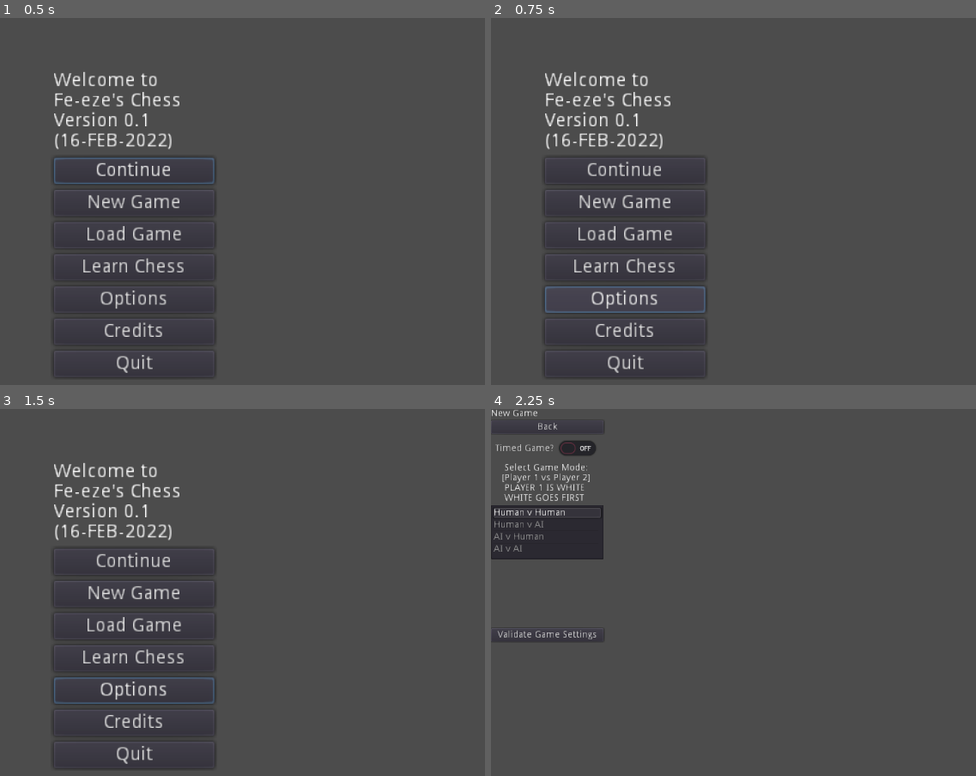
Above: before the commit, frames 1-4 (two rows, left to right).
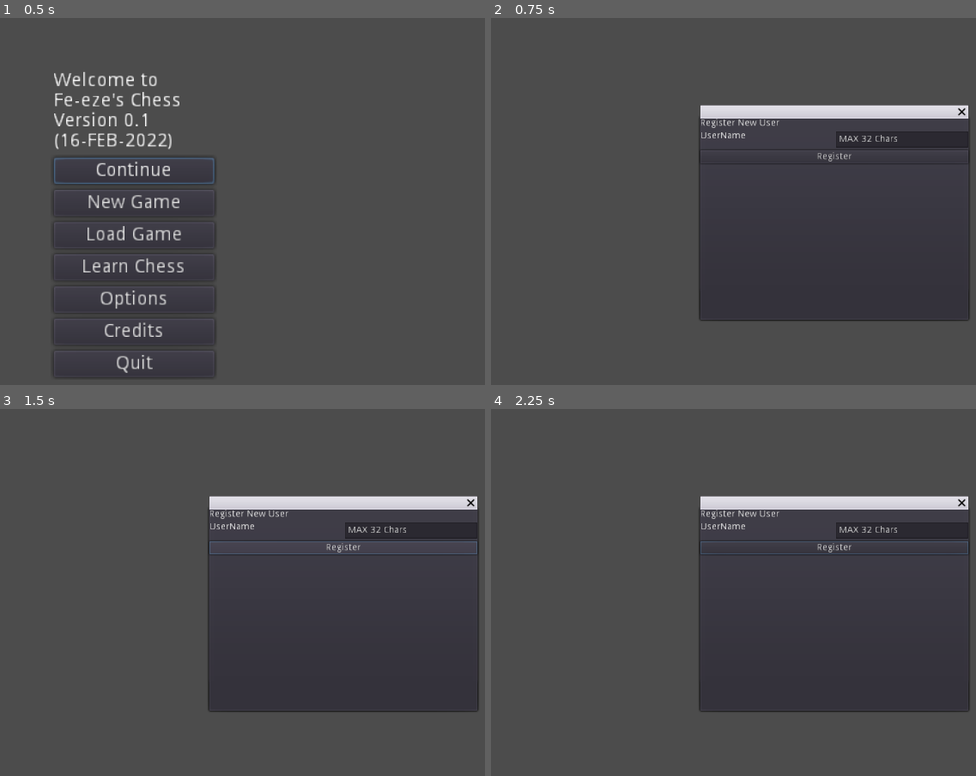
Above: after the commit, the same moments.

Repository: Fe-eze/Chess_Take5_repo
Game: Godot game, scene res://MainMenu.tscn
The game is run twice, just before and just after one commit, with the same random seed, the same clock (stepped at 60 frames per second) and the same inputs. The project has no main scene, so this scene is started directly.
Inputs (mouse positions are in pixels of both pictures, inside the frame that each line leads up to):
- Up to frame 1 (0.5 s): no input
- Up to frame 2 (0.75 s): click "Options" at 0.5 s
- Up to frame 3 (1.5 s): click (344, 548) at 1.25 s, where only the run after the commit has a clickable "Register"
- Up to frame 4 (2.25 s): click (626, 592) at 2 s, where only the run before the commit has a clickable "New Game"

Frame 1 is identical in both runs. In frame 2, 17% of the frame differs, in the area x 10-99%, y 14-99%; in frame 3, 17%; in frame 4, 17%, in the area x 0-99%, y 0-83%.

Commit message:
More refactoring
Gave up on using multiple script files per scene
Working on the Register Sub Menu popup window now

Diff:
--- a/MainMenu.gd
+++ b/MainMenu.gd
@@ -28,7 +28,7 @@
 	pass
 
 func _on_OptionsButton_pressed():
-	pass
+	get_tree().change_scene("res://RegisterSubMenu.tscn")
 
 func _on_CreditsButton_pressed():
 	pass
--- a/NewGameSubMenu.gd
+++ b/NewGameSubMenu.gd
@@ -16,16 +16,6 @@
 # Called when the node enters the scene tree for the first time.
 func _ready():
 	$VBoxContainer/ValidateButton.connect("pressed",self,"ReportListItem")
-
-
-func ReportListItem():
-	#var ItemNo = $VBoxContainer/PlayerOptions.get_selected_items
-
-	#The output ItemNo is a list of selected items.  Use this to select
-	#The matching component from the associated array, ItemListContent.
-
-	#$VBoxContainer/TimerSettingsContainer/OutputLabel.set_text(str(ValidationMessage))
-	pass
 
 func _on_BackButton_pressed():
 	get_tree().change_scene("res://MainMenu.tscn")
@@ -47,40 +37,43 @@
 # or if the ss section exceeds 60
 func _on_MinuteSetting_text_changed(new_text):
 	var MinuteValidation = ""
+	var MMVaidationLabel = $VBoxContainer/TimerSettingsContainer/MMValidationLabel #grab this to avoid needless repitition
+
 	if int(new_text) != 0:
 		# input is okay, save the mm setting
 		# success flag, display a green status message
 		TurnTime[0] = new_text
 		MinuteValidation = "mm field Okay!"
-		$VBoxContainer/TimerSettingsContainer/MMValidationLabel.self_modulate = Color( 0, 1, 0, 1 )
-		$VBoxContainer/TimerSettingsContainer/MMValidationLabel.set_text(str(MinuteValidation))
+		MMVaidationLabel.self_modulate = Color( 0, 1, 0, 1 )
+		MMVaidationLabel.set_text(str(MinuteValidation))
 	else:
 		# alert user to correct this
 		# failure flag, display a red status message
 		MinuteValidation = "mm must be an integer!"
-		$VBoxContainer/TimerSettingsContainer/MMValidationLabel.self_modulate = Color( 1, 0, 0, 1 )
-		$VBoxContainer/TimerSettingsContainer/MMValidationLabel.set_text(str(MinuteValidation))
+		MMVaidationLabel.self_modulate = Color( 1, 0, 0, 1 )
+		MMVaidationLabel.set_text(str(MinuteValidation))
 
 func _on_SecondSetting_text_changed(new_text):
 	var SecondValidation = ""
+	var SSVaidationLabel = $VBoxContainer/TimerSettingsContainer/SSValidationLabel #grab this to avoid needless repitition
 	if (int(new_text) != 0):
 		if (int(new_text) < MAX_SECONDS_IN_A_MINUTE):
 			# input is okay, save the ss setting
 			# success flag, display a green status message
 			TurnTime[1] = new_text
 			SecondValidation = "ss field Okay!"
-			$VBoxContainer/TimerSettingsContainer/SSValidationLabel.self_modulate = Color( 0, 1, 0, 1 )
-			$VBoxContainer/TimerSettingsContainer/SSValidationLabel.set_text(str(SecondValidation))
+			SSVaidationLabel.self_modulate = Color( 0, 1, 0, 1 )
+			SSVaidationLabel.set_text(str(SecondValidation))
 		else:
 			# failure flag, display a red status message
 			SecondValidation = "ss must be b/w 0 & 59!"
-			$VBoxContainer/TimerSettingsContainer/SSValidationLabel.self_modulate = Color( 1, 0, 0, 1 )
-			$VBoxContainer/TimerSettingsContainer/SSValidationLabel.set_text(str(SecondValidation))
+			SSVaidationLabel.self_modulate = Color( 1, 0, 0, 1 )
+			SSVaidationLabel.set_text(str(SecondValidation))
 	else:
 		# failure flag, display a red status message
 		SecondValidation = "ss must be an integer!"
-		$VBoxContainer/TimerSettingsContainer/SSValidationLabel.self_modulate = Color( 1, 0, 0, 1 )
-		$VBoxContainer/TimerSettingsContainer/SSValidationLabel.set_text(str(SecondValidation))
+		SSVaidationLabel.self_modulate = Color( 1, 0, 0, 1 )
+		SSVaidationLabel.set_text(str(SecondValidation))
 
 # Load the Four game options into the screen
 func _on_PlayerOptions_ready():
@@ -90,7 +83,6 @@
 			PlayerLabels.append([PlayerTypes[i], PlayerTypes[j]]) # put into this array so it can be called easily later
 			$VBoxContainer/PlayerOptions.add_item(PlayerTypes[i] + " v " + PlayerTypes[j],null,true) # display p1 vs p2 as text to the menu screen
 	$VBoxContainer/PlayerOptions.select(0,true)
-
 
 # TODO implement this
 # when player has selected a game mode,
--- a/NewGameSubMenu.tscn
+++ b/NewGameSubMenu.tscn
@@ -1,7 +1,6 @@
-[gd_scene load_steps=3 format=2]
+[gd_scene load_steps=2 format=2]
 
 [ext_resource path="res://NewGameSubMenu.gd" type="Script" id=1]
-[ext_resource path="res://TimerSettingsContainer.gd" type="Script" id=2]
 
 [node name="NewGameSubMenu" type="Control"]
 anchor_right = 1.0
@@ -42,7 +41,6 @@
 margin_top = 81.0
 margin_right = 168.0
 margin_bottom = 124.0
-script = ExtResource( 2 )
 
 [node name="SetTimeLabel" type="RichTextLabel" parent="VBoxContainer/TimerSettingsContainer"]
 margin_right = 168.0
--- a/TimerSettingsContainer.gd
+++ b/RegisterSubMenu.gd
@@ -1,4 +1,4 @@
-extends VBoxContainer
+extends WindowDialog
 
 
 # Declare member variables here. Examples:
@@ -8,7 +8,7 @@
 
 # Called when the node enters the scene tree for the first time.
 func _ready():
-	pass # Replace with function body.
+	popup_centered()
 
 
 # Called every frame. 'delta' is the elapsed time since the previous frame.
--- /dev/null
+++ b/RegisterSubMenu.tscn
@@ -0,0 +1,67 @@
+[gd_scene load_steps=2 format=2]
+
+[ext_resource path="res://RegisterSubMenu.gd" type="Script" id=1]
+
+[node name="RegisterSubMenu" type="WindowDialog"]
+visible = true
+margin_right = 48.0
+margin_bottom = 40.0
+rect_min_size = Vector2( 400, 300 )
+size_flags_horizontal = 3
+size_flags_vertical = 3
+popup_exclusive = true
+script = ExtResource( 1 )
+__meta__ = {
+"_edit_use_anchors_": false
+}
+
+[node name="FormContainer" type="VBoxContainer" parent="."]
+margin_right = 300.0
+margin_bottom = 71.0
+rect_min_size = Vector2( 400, 0 )
+size_flags_horizontal = 3
+size_flags_vertical = 3
+__meta__ = {
+"_edit_use_anchors_": false
+}
+
+[node name="RegisterLabel" type="RichTextLabel" parent="FormContainer"]
+margin_right = 400.0
+margin_bottom = 15.0
+size_flags_horizontal = 3
+text = "Register New User"
+fit_content_height = true
+
+[node name="RegistrationFormContainer" type="GridContainer" parent="FormContainer"]
+margin_top = 19.0
+margin_right = 400.0
+margin_bottom = 43.0
+size_flags_horizontal = 3
+size_flags_vertical = 3
+columns = 2
+
+[node name="UsernameLabel" type="RichTextLabel" parent="FormContainer/RegistrationFormContainer"]
+margin_right = 198.0
+margin_bottom = 24.0
+hint_tooltip = "MAX: 32 chars"
+size_flags_horizontal = 3
+text = "UserName"
+fit_content_height = true
+
+[node name="UsernameTextbox" type="LineEdit" parent="FormContainer/RegistrationFormContainer"]
+margin_left = 202.0
+margin_right = 400.0
+margin_bottom = 24.0
+size_flags_horizontal = 3
+text = "MAX 32 Chars"
+
+[node name="RegisterButton" type="Button" parent="FormContainer"]
+margin_top = 47.0
+margin_right = 400.0
+margin_bottom = 67.0
+text = "Register"
+
+[node name="RegistrationOutputStatus" type="RichTextLabel" parent="FormContainer"]
+margin_top = 71.0
+margin_right = 400.0
+margin_bottom = 71.0
